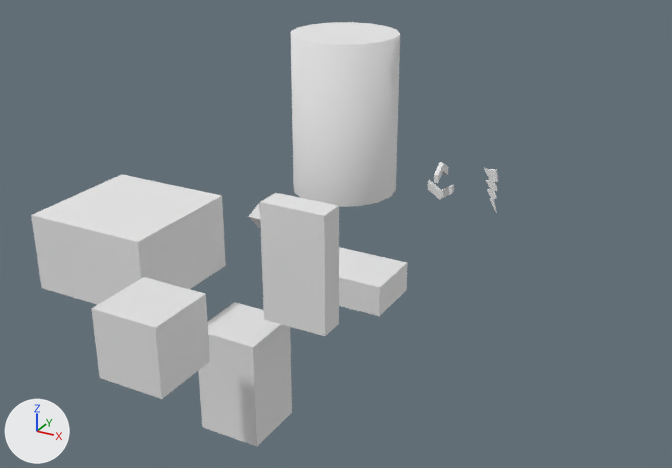
An edit to the Blender file etc/blend/Prefabs.blend, drawn before and after from the same camera.
Camera for both pictures: a 50 mm lens placed at (6.53, -13.45, 6.45), pointed at (0.21, -1.95, 0.7). The axes (+X, +Y, +Z) are drawn at lower left. The lights are the same throughout.

Before the edit, the objects in view are built like this:
```python
me_acid = bpy.data.meshes.new('Acid')
me_acid.from_pydata(...)  # a box spanning x -0.5..0.5, y -0.5..0.5, z -1.5..0.2
me_acid.materials.append(mat_dummy)  # its picture is missing
me_jumppad = bpy.data.meshes.new('JumpPad')
me_jumppad.from_pydata(...)  # a box spanning x -0.5..0.5, y -0.5..0.5, z -0.25..0.25
me_jumppad.materials.append(None)
me_slidingbrush_001 = bpy.data.meshes.new('SlidingBrush.001')
me_slidingbrush_001.from_pydata(...)  # a box spanning x -0.2..0.2, y -0.5..0.5, z -0.5..1.3
me_slidingbrush_001.materials.append(mat_dummy)  # its picture is missing
ob_acid = bpy.data.objects.new('Acid', me_acid)
ob_acid.location = (-0.5, -3.5, -0.5)
ob_door = bpy.data.objects.new('Door', me_slidingbrush_001)
ob_door.location = (0.5, -3.5, 0.5)
ob_door.rotation_euler = (0.0, 0.0, 1.571)  # degrees (0, 0, 90)
ob_jumppad = bpy.data.objects.new('JumpPad', me_jumppad)
ob_jumppad.location = (0.5, -1.5, -0.25)
# also in view: 'MessageTrigger' at (-2.5, -3.5, 0.6); 'EndPoint' at (-1.5, 1.5, 1.5); 'AmbientSound' at (-0.5, -5.5, 0.5)
```
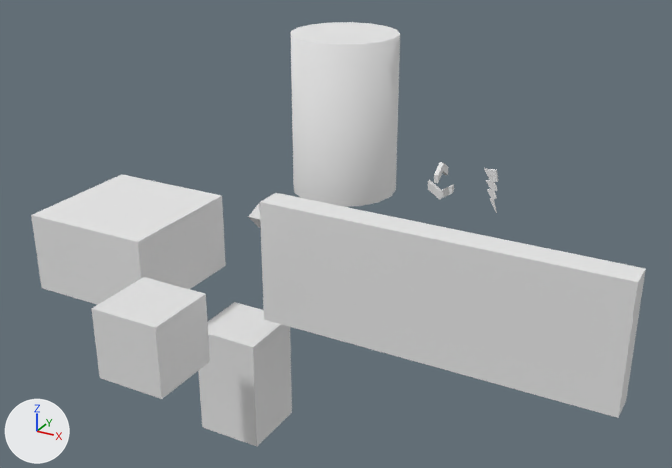
What differs and where, as boxes [x1, y1, x2, y2] in the pictures (672 x 468 px):
'DoorY', added: after [537, 251, 646, 418]
'DoorB', added: after [461, 235, 560, 395]
'DoorG', added: after [391, 220, 480, 374]
'DoorR', added: after [324, 206, 407, 355]
'JumpPad', unchanged, covered by the edit: before [339, 250, 407, 316]

The change in detail:
Mesh me_slidingbrush is new.
It is a box spanning x -0.2..0.2, y -0.5..0.5, z -0.5..1.3.
It uses material mat_dummy (its picture is missing).
Mesh me_slidingbrush_002 is new.
It is a box spanning x -0.2..0.2, y -0.5..0.5, z -0.5..1.3.
It uses material mat_dummy (its picture is missing).
Mesh me_slidingbrush_003 is new.
It is a box spanning x -0.2..0.2, y -0.5..0.5, z -0.5..1.3.
It uses material mat_dummy (its picture is missing).
Mesh me_slidingbrush_004 is new.
It is a box spanning x -0.2..0.2, y -0.5..0.5, z -0.5..1.3.
It uses material mat_dummy (its picture is missing).
Object 'DoorR' (ob_doorr) is new; it shows me_slidingbrush.
Its location is (1.5, -3.5, 0.5).
Its rotation in degrees is (0, 0, 90).
Object 'DoorG' (ob_doorg) is new; it shows me_slidingbrush_002.
Its location is (2.5, -3.5, 0.5).
Its rotation in degrees is (0, 0, 90).
Object 'DoorB' (ob_doorb) is new; it shows me_slidingbrush_003.
Its location is (3.5, -3.5, 0.5).
Its rotation in degrees is (0, 0, 90).
Object 'DoorY' (ob_doory) is new; it shows me_slidingbrush_004.
Its location is (4.5, -3.5, 0.5).
Its rotation in degrees is (0, 0, 90).
